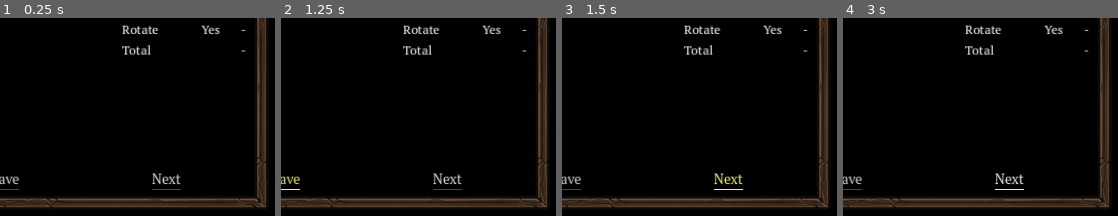
Above: before the commit, frames 1-4 (left to right).
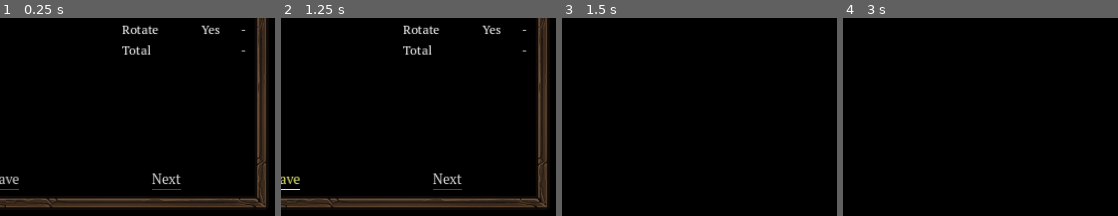
Above: after the commit, the same moments.

Repository: feyrkh/Exploratory
Game: Godot game, scene res://pottery/TimeAttackCompleteMenu.tscn
The game is run twice, just before and just after one commit, with the same random seed, the same clock (stepped at 60 frames per second) and the same inputs. This scene is started directly instead of the project's main scene. Sound files missing from this copy of the repository are replaced by a short silence.
Inputs (mouse positions are in pixels of both pictures, inside the frame that each line leads up to):
- Up to frame 1 (0.25 s): no input
- Up to frame 2 (1.25 s): click "Save" at 0.5 s
- Up to frame 3 (1.5 s): click "Next" at 1.25 s
- Up to frame 4 (3 s): click (1010, 180) at 2 s, where only the run before the commit has a clickable "Next"; tap Enter at 2.75 s; move the mouse to (outside the picture) at 2.77 s; hold D (right) from 2.78 s (still down); tap Space (add_crack) at 2.85 s; click (outside the picture) at 2.92 s

Frames 1-2 are identical in both runs. In frame 3, 9.4% of the frame differs, in the area x 0-97%, y 0-96%; in frame 4, 9.4%.
Error before the commit: Parse Error: Function "render_empty_set()" not found in base self. (res://pottery/TimeAttackCompleteMenu.gd:26)
Error after the commit: Invalid call. Nonexistent function 'save_png' in base 'Nil'. (res://util/GalleryMgr.gd:7)

Commit message:
Fix time attack menu when no items available

Diff:
--- a/pottery/TimeAttackCompleteMenu.gd
+++ b/pottery/TimeAttackCompleteMenu.gd
@@ -21,13 +21,22 @@
 		get_tree().paused = true
 		render_item(0)
 
+func render_empty_set():
+	find_child("ItemLabel").text = "No items"
+	find_child("ScoreContainer").visible = false
+	find_child("NextButton").text = "Finished"
+	find_child("SaveButton").disabled = true
+	find_child("PrevButton").disabled = true
+
 func render_item(idx:int):
+	find_child("ItemLabel").text = "Completed piece"
+	find_child("ScoreContainer").visible = true
 	if item_arr.size() == 0:
 		render_empty_set()
 		return
 	var piece:ArcheologyItem = item_arr[idx][ITEM_IDX]
 	var saved = item_arr[idx][SAVED_IDX]
-	var header_label = find_child("Label")
+	var header_label = find_child("ItemLabel")
 	find_child("PrevButton").disabled = idx == 0
 	find_child("NextButton").text = "Finished" if (idx+1) >= item_arr.size() else "Next"
 	find_child("SaveButton").disabled = saved
--- a/pottery/TimeAttackCompleteMenu.tscn
+++ b/pottery/TimeAttackCompleteMenu.tscn
@@ -33,7 +33,7 @@
 [node name="VBoxContainer" type="VBoxContainer" parent="PanelContainer"]
 layout_mode = 2
 
-[node name="Label" type="Label" parent="PanelContainer/VBoxContainer"]
+[node name="ItemLabel" type="Label" parent="PanelContainer/VBoxContainer"]
 layout_mode = 2
 text = "Completed piece"
 horizontal_alignment = 1
